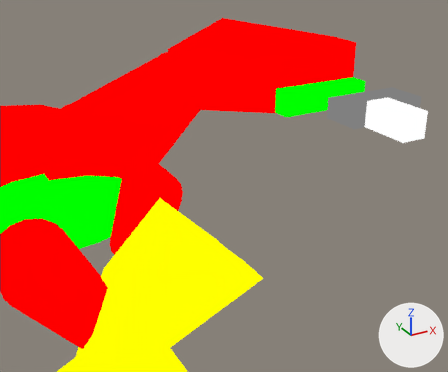
The Blender file assets-source/blender/dinos/microraptor.blend as it was, and as the next commit left it.
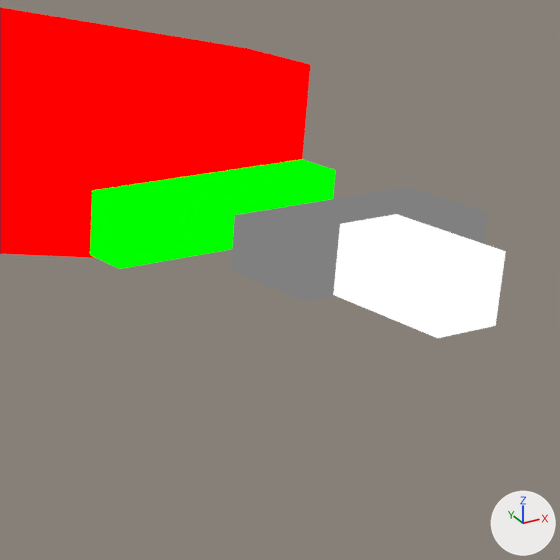
Old and new are each drawn from a 50 mm lens placed at (25.82, -30.78, 24.26), pointed at (35.64, -12.92, 15.33) and again close up on the part from 54% to 100% of the width and 5% to 60% of the height. The lights are fixed; the arrows at lower right show +X, +Y and +Z. The last two pictures show the newer version.

Objects in the first close-up: 'DinoTycoon_microraptor_Pose0_eye', 'DinoTycoon_microraptor_Pose0_head', 'DinoTycoon_microraptor_Pose0_jaw', 'DinoTycoon_microraptor_Pose0_mouth'.
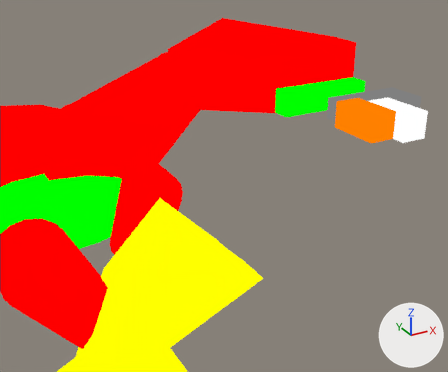
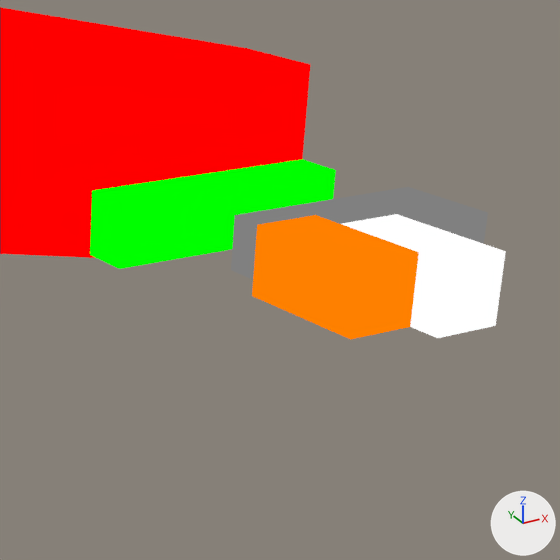
Where the change shows, as pixel boxes (x1, y1, x2, y2) in the close-ups (560 x 560 px):
'DinoTycoon_microraptor_Pose0_eye_white', added (orange): after (252, 215, 419, 340)

The change in detail:
Material 'DinoTycoon_Role_Y' (mat_dinotycoon_role_y) is new.
Its base color is (1.0, 0.216, 0.0) (orange #ff8000).
Mesh me_dinotycoon_microraptor_pose0_eye_white is new.
It is a box spanning x 40.0..41.0, y -15.5..-13.5, z 17.0..18.0.
It uses material mat_dinotycoon_role_y (orange #ff8000).
Object 'DinoTycoon_microraptor_Pose0_eye_white' (ob_dinotycoon_microraptor_pose0_eye_white) is new; it shows me_dinotycoon_microraptor_pose0_eye_white.
Its location is (0.0, 0.0, 0.0).
